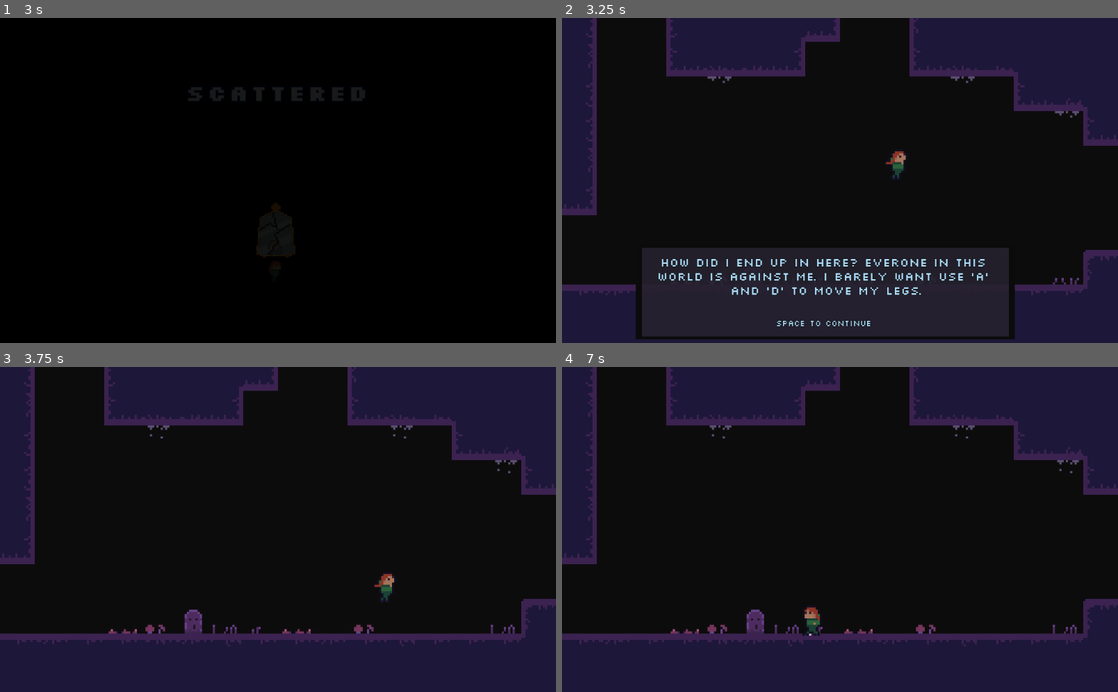
Above: before the commit, frames 1-4 (two rows, left to right).
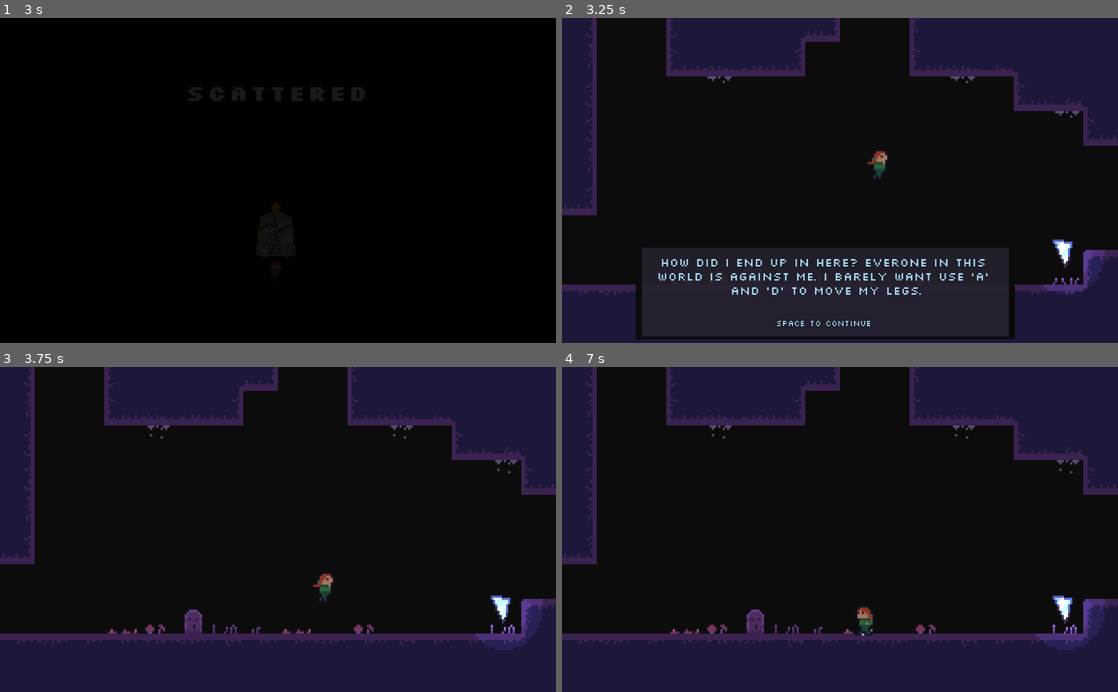
Above: after the commit, the same moments.

Repository: voidboxgames/escave
Game: Godot game, scene res://assets/scenes/Intro.tscn
Same seed, same stepped clock (60 frames per second), same inputs: the game is played once before the commit and once after it.
Inputs:
- Up to frame 1 (3 s): hold D (right) 0.53-2.03 s; tap K (dash) at 0.6, 1.35, 2.3, 2.85 s; tap J (jump) at 0.77, 1.52 s; tap Enter at 2 s; hold A (left) 2.03-2.78 s; hold Space 2.03-2.78 s; hold D (right) from 2.78 s (still down)
- Up to frame 2 (3.25 s): keep holding D (right); tap J (jump) at 3.02 s
- Up to frame 3 (3.75 s): keep holding D (right); tap Space at 3.5 s; tap K (dash) at 3.6 s
- Up to frame 4 (7 s): tap J (jump) at 3.77, 4.52, 6.02, 6.77 s; release D (right) at 4.28 s; hold A (left) 4.28-5.03 s; tap Space at 4.35 s; tap K (dash) at 4.55, 5.1, 5.85, 6.8 s; hold D (right) 5.03-5.78 s; hold A (left) from 5.78 s (still down); hold Space from 6.53 s (still down)

Frame 1 is identical in both runs. In frame 2, 1.1% of the frame differs, in the area x 55-98%, y 41-86%; in frame 3, 1.3%; in frame 4, 1.4%, in the area x 43-98%, y 70-88%.

Commit message:
walk very slow at the beginning

Diff:
--- a/assets/scenes/Testworld.tscn
+++ b/assets/scenes/Testworld.tscn
@@ -606,6 +606,10 @@
 position = Vector2( 150.546, -27.8675 )
 power = 2
 
+[node name="MirrorPiece3" parent="." instance=ExtResource( 3 )]
+position = Vector2( 103.016, 36.2292 )
+power = 4
+
 [node name="MirrorPiece2" parent="." instance=ExtResource( 3 )]
 position = Vector2( 447.05, -73.9846 )
 power = 3
--- a/assets/scripts/Player/Player.gd
+++ b/assets/scripts/Player/Player.gd
@@ -3,6 +3,7 @@
 class_name Player
 
 export var max_speed = 100
+export var current_max_speed = 15
 export(float) var dash_multiplier = 4.0
 export(int) var max_dashes = 0
 export var jump_force = 200
@@ -22,7 +23,8 @@
 	NONE,
 	JUMP,
 	DASH,
-	DOUBLE_DASH
+	DOUBLE_DASH,
+	WALK_NORMAL
 }
 
 func _process(delta: float) -> void:
@@ -45,12 +47,12 @@
 	)
 	if direction.x != 0:
 		$Body.scale.x = direction.x
-	velocity.x = lerp(velocity.x , direction.x * max_speed, acceleration)
+	velocity.x = lerp(velocity.x , direction.x * current_max_speed, acceleration)
 
 func _handle_dash_input() -> void:
 	if !gravity_enabled:
 		return
-	velocity = direction.normalized() * max_speed * dash_multiplier
+	velocity = direction.normalized() * current_max_speed * dash_multiplier
 	velocity = move_and_slide(velocity, Vector2.ZERO)
 
 func die() -> void:
@@ -71,6 +73,8 @@
 			max_dashes = 1
 		powers.DOUBLE_DASH:
 			max_dashes = 2
+		powers.WALK_NORMAL:
+			current_max_speed = max_speed
 
 func deadCheck() -> void:
 	if gravity_enabled:
